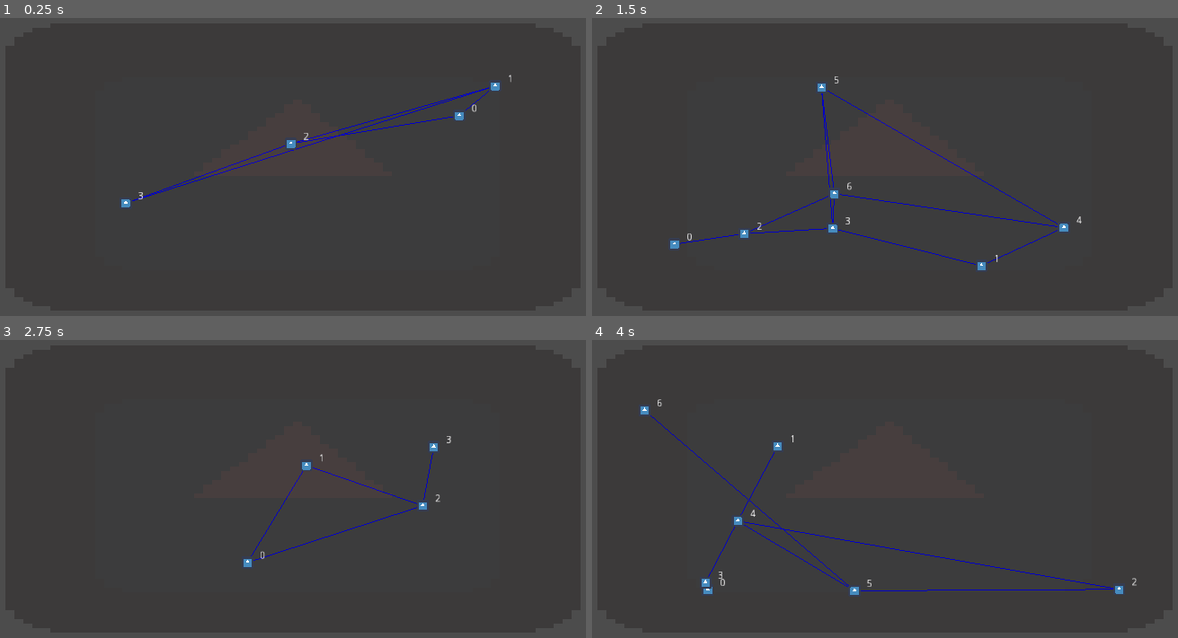
Above: before the commit, frames 1-4 (two rows, left to right).
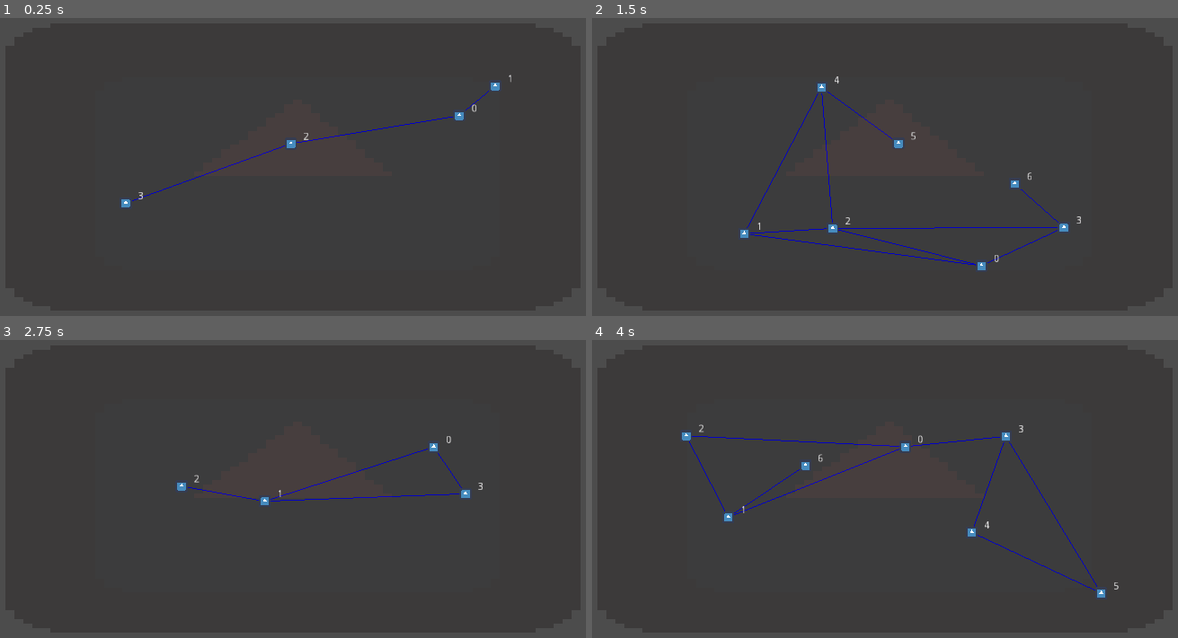
Above: after the commit, the same moments.

Repository: Jev-git/Godot-FTL-Clone
Game: Godot game, scene res://Scenes/Map.tscn
Two runs of this game, one before a commit and one after it. Both use one fixed random seed, a clock stepped at 60 frames per second and the inputs below. This scene is started directly instead of the project's main scene. The engine's default icon, where the game draws it, is replaced by a stand-in: a white triangle on a blue panel in a dark square.
Inputs (mouse positions are in pixels of both pictures, inside the frame that each line leads up to):
- Up to frame 1 (0.25 s): no input
- Up to frame 2 (1.5 s): tap Enter at 0.5 s; move the mouse to (1043, 146) at 0.52 s; click (1043, 146) at 0.67 s; tap Space at 0.77, 1.25 s; move the mouse to (738, 187) at 1.27 s; click (738, 187) at 1.42 s
- Up to frame 3 (2.75 s): tap Space at 1.52 s; tap Enter at 2 s; move the mouse to (363, 399) at 2.02 s; click (363, 399) at 2.17 s
- Up to frame 4 (4 s): tap Space at 2.75, 3.02, 3.77 s; move the mouse to (849, 569) at 2.77 s; click (849, 569) at 2.92 s; tap Enter at 3.5 s; move the mouse to (1101, 548) at 3.52 s; click (1101, 548) at 3.67 s

The runs differ from the first frame. In frame 1, 0.3% of the frame differs, in the area x 22-84%, y 23-62%; in frame 2, 1.0%; in frame 3, 0.7%; in frame 4, 1.7%, in the area x 8-93%, y 19-87%.

Commit message:
+ Able to highlight beacon's neighbors. Beacons random generation now ensure minimum distance between beacons.

Diff:
--- a/Scripts/Beacon.gd
+++ b/Scripts/Beacon.gd
@@ -2,30 +2,24 @@
 
 onready var m_anNeighborBeacons = []
 onready var m_bIsDrawingNeighbors = false
-var m_vPosition: Vector2
-
-func _ready():
-	$TextureRect.connect("mouse_entered", self, "on_mouse_entered")
-	$TextureRect.connect("mouse_exited", self, "on_mouse_exited")
 
 func on_mouse_entered():
+	print("mouse in")
 	m_bIsDrawingNeighbors = true
 	update()
 
 func on_mouse_exited():
+	print("mouse out")
 	m_bIsDrawingNeighbors = false
 	update()
 
 func _draw():
 	if m_bIsDrawingNeighbors:
 		for nNeighbor in m_anNeighborBeacons:
-			draw_line(m_vPosition, nNeighbor.m_vPosition, Color.red, 2)
+			draw_line(position, nNeighbor.position, Color.red, 2)
 
-func set_position(vPos: Vector2):
-	m_vPosition = vPos
-
-func debug_set_beacon_name(sName: String):
-	$RichTextLabel.text = sName
+func set_index(iIndex: int):
+	$RichTextLabel.text = String(iIndex)
 
 func add_neighbor_beacon(nNeighbor: Node2D):
 	m_anNeighborBeacons.append(nNeighbor)
--- a/Scripts/Beacons.gd
+++ b/Scripts/Beacons.gd
@@ -7,6 +7,7 @@
 
 # For randomize beacon position
 export var m_fPadding: float = 20
+export var m_iMinDistanceBetweenBeacon: int = 50 # Increase this too much and the while loop may never end
 onready var m_iMarginRight: int = get_parent().margin_right
 onready var m_iMargin_left: int = get_parent().margin_left
 onready var m_iMargin_bottom: int = get_parent().margin_bottom
@@ -22,11 +23,10 @@
 	m_nRNG.randomize()
 	for i in range(m_nRNG.randi_range(m_iMinBeaconCount, m_iMaxBeaconCount)):
 		var nBeacon = m_psBeacon.instance()
-		nBeacon.debug_set_beacon_name(String(i))
+		nBeacon.set_index(i)
 		add_child(nBeacon)
 		m_anBeacons.append(nBeacon)
 	randomize_beacons_position()
-	calculate_distance_between_beacons()
 	create_connections_between_beacons()
 
 func _input(event):
@@ -35,32 +35,41 @@
 			get_tree().reload_current_scene()
 
 func randomize_beacons_position():
-	for nBeacon in m_anBeacons:
-		var vPos = get_random_beacon_position()
-		nBeacon.position = vPos
-		nBeacon.set_position(vPos)
+	for i in range(m_anBeacons.size()):
+		if i == 0:
+			var vPos: Vector2 = get_random_beacon_position()
+			m_anBeacons[i].position = vPos
+			m_aiDistances.append([])
+		else:
+			while true:
+				var vPos: Vector2 = get_random_beacon_position()
+				var aiDistances = get_distance_to_all_prev_beacons(vPos, i)
+				if aiDistances.min() < m_iMinDistanceBetweenBeacon:
+					continue
+				else:
+					m_anBeacons[i].position = vPos
+					m_aiDistances.append(aiDistances)
+					break
 
 func get_random_beacon_position() -> Vector2:
 	var fX = m_fPadding + randf() * ((m_iMarginRight - m_fPadding) - (m_iMargin_left + m_fPadding))
 	var fY = m_fPadding + randf() * ((m_iMargin_bottom - m_fPadding) - (m_iMargin_top + m_fPadding))
 	return Vector2(fX, fY)
 
-func calculate_distance_between_beacons():
-	for i in range(m_anBeacons.size() - 1):
-		var aiDistances = []
-		for j in range(i + 1, m_anBeacons.size()):
-			aiDistances.append(int(m_anBeacons[i].position.distance_to(m_anBeacons[j].position)))
-		m_aiDistances.append(aiDistances)
+func get_distance_to_all_prev_beacons(vPos: Vector2, iIndex: int):
+	var aiDistances = []
+	for i in range(iIndex):
+		aiDistances.append(int(vPos.distance_to(m_anBeacons[i].position)))
+	return aiDistances
 
 func create_connections_between_beacons():
 	for i in range(m_aiDistances.size()):
 		var aiConnections = []
-		var iConnectionCount = min(m_aiDistances.size() - i, m_nRNG.randi_range(1, m_iMaxConnectionFromEachBeacon))
+		var iConnectionCount = min(m_aiDistances[i].size(), m_nRNG.randi_range(1, m_iMaxConnectionFromEachBeacon))
 		for j in range(iConnectionCount):
 			var iIndex = m_aiDistances[i].find(m_aiDistances[i].min())
 			m_aiDistances[i][iIndex] = 1000
-			aiConnections.append(i + iIndex + 1)
-
-			m_anBeacons[i].add_neighbor_beacon(m_anBeacons[i + iIndex + 1])
-			m_anBeacons[i + iIndex + 1].add_neighbor_beacon(m_anBeacons[i])
+			aiConnections.append(iIndex)
+			m_anBeacons[i].add_neighbor_beacon(m_anBeacons[iIndex])
+			m_anBeacons[iIndex].add_neighbor_beacon(m_anBeacons[i])
 		m_aiConnections.append(aiConnections)
--- a/Scripts/MapPopup.gd
+++ b/Scripts/MapPopup.gd
@@ -3,9 +3,16 @@
 export var m_psBeacon: PackedScene
 onready var m_anBeacons = $Beacons.get_children()
 onready var m_aiConnections = $Beacons.m_aiConnections
+onready var m_iHighlightBeaconIndex: int
+onready var m_bIsHighlightingNeighbors: bool = false
 
 func _ready():
 	popup_centered()
+
+	for i in range(m_anBeacons.size()):
+		var nTexture = m_anBeacons[i].get_node("TextureRect")
+		nTexture.connect("mouse_entered", self, "highlight_beacon", [i, true])
+		nTexture.connect("mouse_exited", self, "highlight_beacon", [i, false])
 
 func _draw():
 	for i in range(m_aiConnections.size()):
@@ -13,3 +20,12 @@
 		for j in range(m_aiConnections[i].size()):
 			var vEndPos: Vector2 = m_anBeacons[m_aiConnections[i][j]].position
 			draw_line(vStartPos, vEndPos, Color.blue)
+
+	if m_bIsHighlightingNeighbors:
+		for nNeighbor in m_anBeacons[m_iHighlightBeaconIndex].m_anNeighborBeacons:
+			draw_line(m_anBeacons[m_iHighlightBeaconIndex].position, nNeighbor.position, Color.red, 2)
+
+func highlight_beacon(_iIndex: int, _bIsHighlighting: bool):
+	m_iHighlightBeaconIndex = _iIndex
+	m_bIsHighlightingNeighbors = _bIsHighlighting
+	update()
Not shown, changed: readme.md
